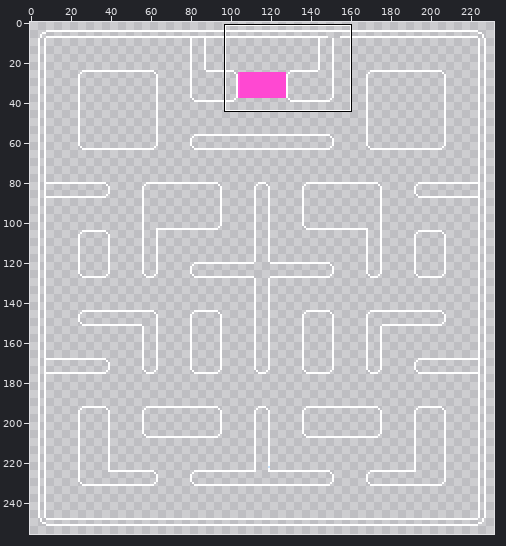
Sprite sheet: cheesy_mouse/Assets/Sprites/newMap.png. Above: a wide view before the commit, with the close-up outlined.
Close-up. The starting point:
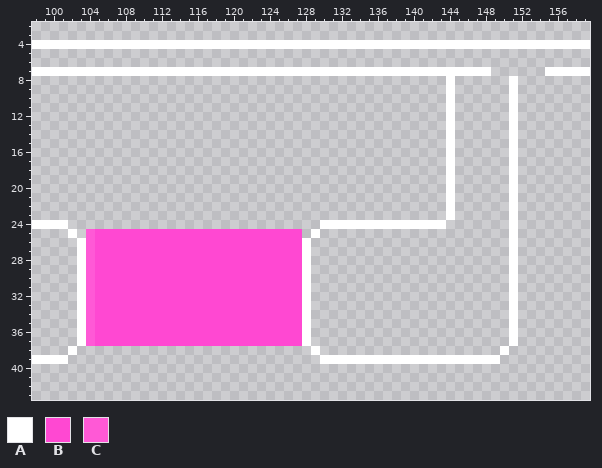
The file is 232x256 pixels. Shown: x 98..159, y 2..43.
Palette (. is transparent): A #ffffff  B #ff48d2  C #ff59d6
And afterwards:
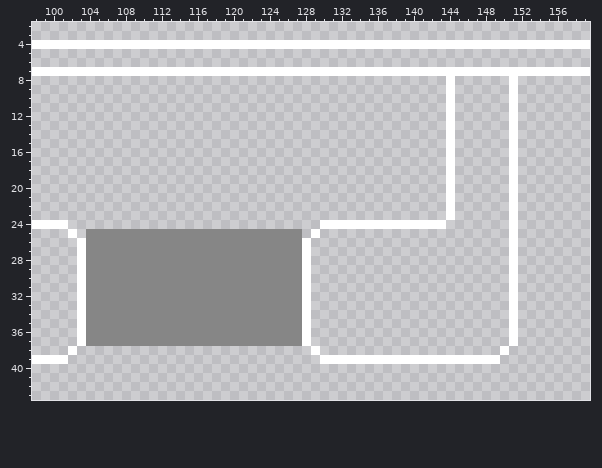
The edit:
Colour B changes from #ff48d2 to #868686.
Colour A now appears in row 7 at x 149 to 154.
The author changed colour C to colour B in rows 25 to 37 at x 104.
Boxes around the changes in both close-ups, in picture pixels (x1, y1, x2, y2):
added: (491, 67, 545, 76)
changed: (86, 229, 302, 346)
